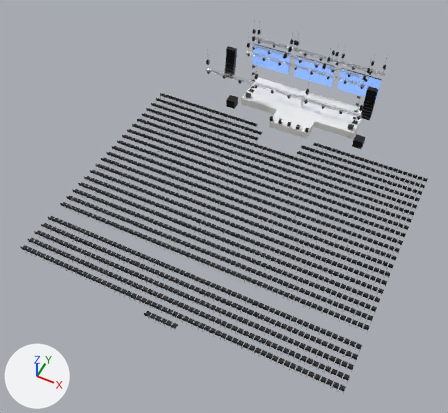
The glTF model samples/multi-screen.glb, before and after one commit.
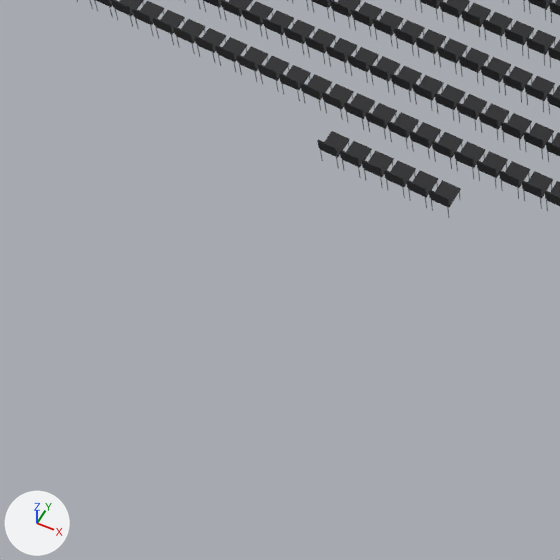
The first picture shows the older version from a camera (50 mm lens) standing at (18.4, -56.4, 49.9) and looking at (-0.4, -18.8, 2.9). The close-ups show the older and then the newer version on the part from 15% to 45% of the width and 68% to 100% of the height of that picture. Only the edits that show in the close-ups are written down. Lighting does not change. The marker at lower left points along +X, +Y and +Z. Where no turn or scale is listed for an object, it has been applied to the vertices.
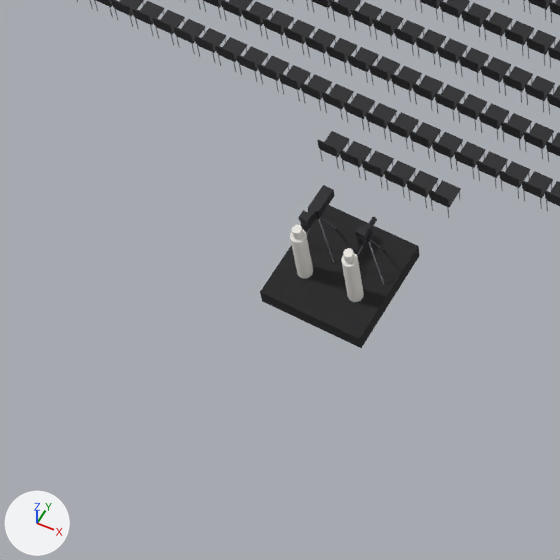
Location of each change, (x1, y1, x2, y2) in pixels of the close-ups (560 x 560 px):
'BC.PLATFORM.FOH', added (black): after (260, 205, 420, 348)
'BC.CAM.1.OP', added: after (290, 225, 313, 278)
'BC.CAM.2.OP', added: after (341, 248, 364, 302)
'BC.CAM.1', added (black): after (299, 185, 335, 231)
'BC.CAM.2', added: after (355, 217, 377, 246)
'BC.CAM.2.SUPPORT', added: after (357, 232, 384, 285)
'BC.CAM.1.SUPPORT', added: after (306, 215, 336, 263)

Patch to the scene script:
```diff
--- a/samples/multi-screen.glb.py
+++ b/samples/multi-screen.glb.py
@@ ob_bc_cam_2_op @@
+ob_bc_cam_2_op = bpy.data.objects.new('BC.CAM.2.OP', me_bc_cam_2_op)  # 72 vertices, 128 faces; spans x -0.17..0.17, y -0.17..0.17, z 0.0..1.75; in mat_sc_reference_figure (white #ebe8e3)
+ob_bc_cam_2_op.location = (0.62, -34.83, 0.41)
@@ ob_bc_cam_1_op @@
+ob_bc_cam_1_op = bpy.data.objects.new('BC.CAM.1.OP', me_bc_cam_1_op)  # 72 vertices, 128 faces; spans x -0.17..0.17, y -0.17..0.17, z 0.0..1.75; in mat_sc_reference_figure (white #ebe8e3)
+ob_bc_cam_1_op.location = (-0.62, -34.83, 0.41)
@@ ob_bc_cam_2_support @@
+ob_bc_cam_2_support = bpy.data.objects.new('BC.CAM.2.SUPPORT', me_bc_cam_2_support)  # 109 vertices, 204 faces; spans x -0.427..0.435, y -0.263..0.495, z -1.506..-0.06; in mat_sc_camera (black #26262a), mat_sc_leg_steel (grey #9a9aa0)
+ob_bc_cam_2_support.location = (0.61, -34.13, 1.91)
@@ ob_bc_cam_2 @@
+ob_bc_cam_2 = bpy.data.objects.new('BC.CAM.2', me_sc_cam_hdc3500_cj20ex7_8b)  # 52 vertices, 88 faces; spans x -0.109..0.114, y -0.252..0.349, z -0.136..0.284; in mat_sc_camera (black #26262a)
+ob_bc_cam_2.location = (0.61, -34.13, 1.91)
@@ ob_bc_cam_1_support @@
+ob_bc_cam_1_support = bpy.data.objects.new('BC.CAM.1.SUPPORT', me_bc_cam_1_support)  # 109 vertices, 204 faces; spans x -0.435..0.427, y -0.263..0.495, z -1.506..-0.06; in mat_sc_camera (black #26262a), mat_sc_leg_steel (grey #9a9aa0)
+ob_bc_cam_1_support.location = (-0.61, -34.13, 1.91)
@@ ob_bc_cam_1 @@
+ob_bc_cam_1 = bpy.data.objects.new('BC.CAM.1', me_sc_cam_hdc3500_uhd_digisuper_90_uj90x9b)  # a box spanning x -69.0..69.0, y -134.0..134.0, z -480.0..-112.0; a box spanning x -110.0..110.0, y -284.0..-134.0, z -460.0..-280.0; a box spanning x -125.0..125.0, y -128.0..128.0, z -112.0..498.0; in mat_sc_camera (black #26262a)
+ob_bc_cam_1.parent = ob_80_01_cameras
+ob_bc_cam_1.location = (-609.6, -1906.0, -34130.0)
+ob_bc_cam_1.rotation_euler = (0.00856, 0.0169, 0.0)  # degrees (0.5, 1, 0)
@@ ob_80_01_cameras @@
+ob_80_01_cameras = bpy.data.objects.new('80_01_CAMERAS', None)
+ob_80_01_cameras.parent = ob_80_broadcast
+ob_80_01_cameras.location = (0.0, 0.0, 0.0)
@@ ob_80_broadcast @@
+ob_80_broadcast = bpy.data.objects.new('80_BROADCAST', None)
+ob_80_broadcast.parent = ob_stagecraft
+ob_80_broadcast.location = (0.0, 0.0, 0.0)
@@ ob_bc_platform_foh @@
+ob_bc_platform_foh = bpy.data.objects.new('BC.PLATFORM.FOH', me_bc_platform_foh)  # a box spanning x -1.22..1.22, y -35.67..-33.23, z 0.0..0.41; in mat_sc_camera_platform (black #1e1e20)
+ob_bc_platform_foh.location = (0.0, 0.0, 0.0)
```
